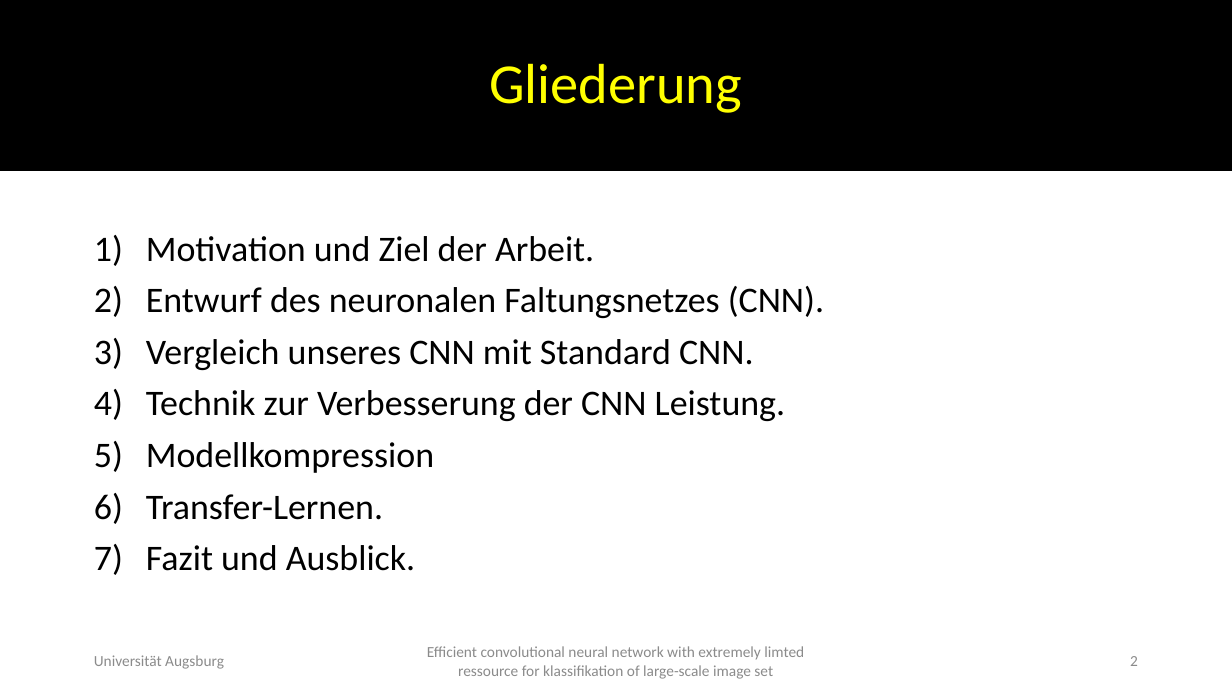
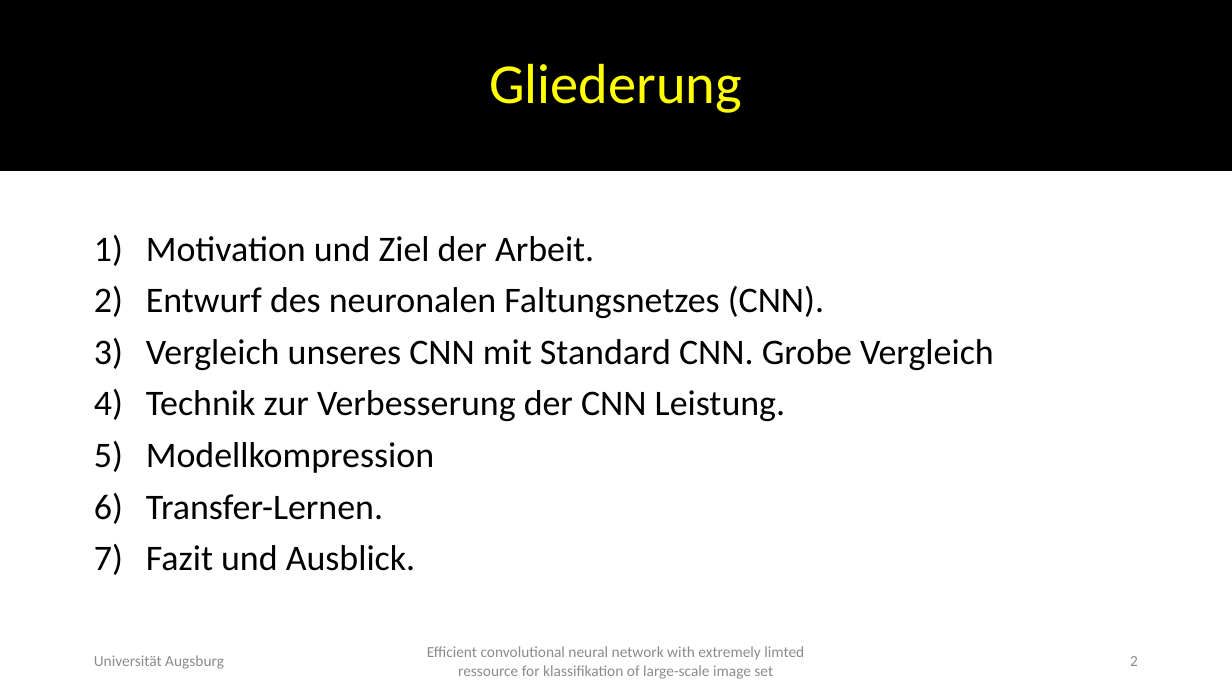
Before and after one commit to TEMKENG/Programme, a slide deck: slide 2 of bachelorarbeit-vorlage/Efficient convolutional neural network with extremely limted ressource.pptx. Drawn at 1232x693 pixels with LibreOffice and Linux fonts; fonts in the diff are those of the drawing. Boxes give left, top, right and bottom in pixels: in the first picture for what was removed or moved away, otherwise in the second. Text is boxed around its words. In the diff, an @@ line names an element or a change of style, - is before the commit and + after.

```diff
--- a/bachelorarbeit-vorlage/Efficient convolutional neural network with extremely limted ressource.pptx
+++ b/bachelorarbeit-vorlage/Efficient convolutional neural network with extremely limted ressource.pptx
@@ text at (146, 339, 994, 370): text changed @@
-3) Vergleich unseres CNN mit Standard CNN.
+3) Vergleich unseres CNN mit Standard CNN. Grobe Vergleich
```
Also in this commit, not shown: 1 other slide changed, 12 other files.
